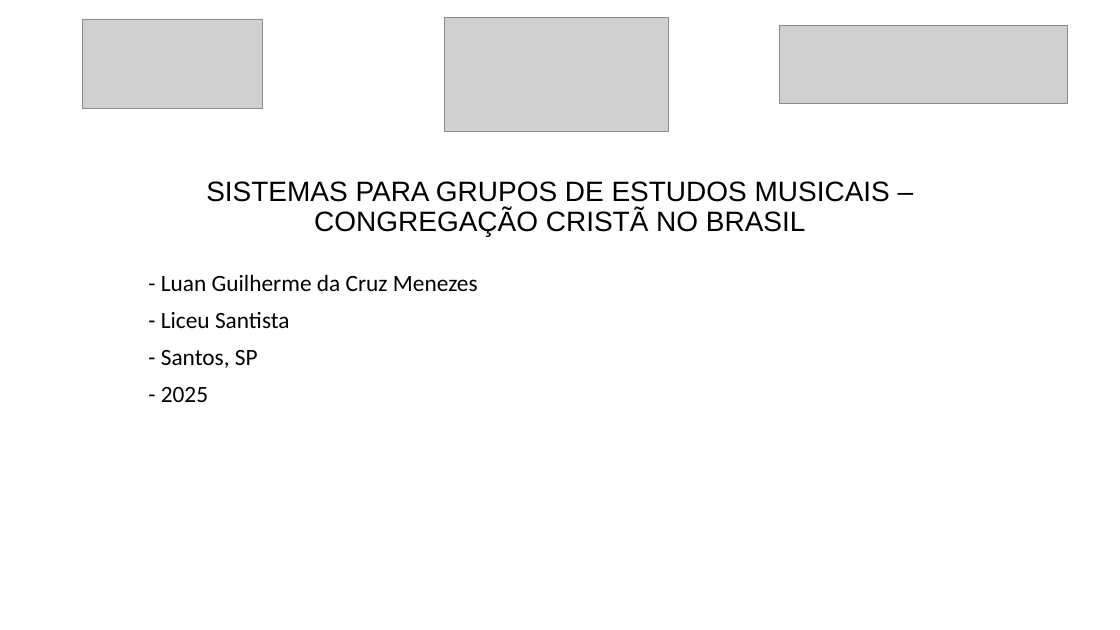
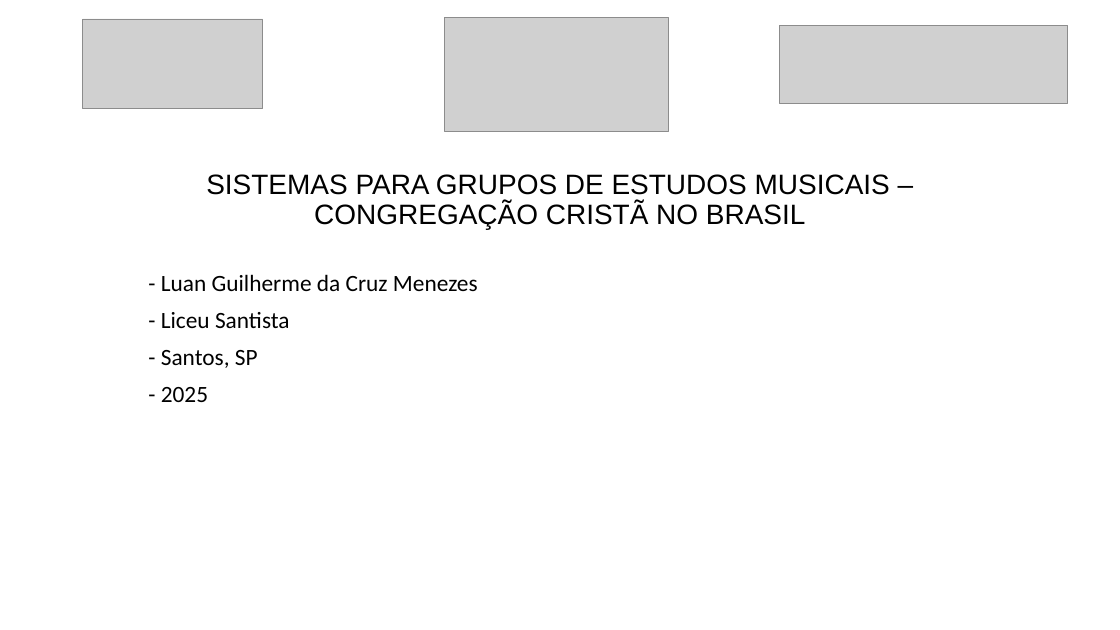
Before and after one commit to luanmenezesx/TCC-CCB, a slide deck: slide 1 of Modelo slides apresentação TCC.pptx. Drawn at 1120x630 pixels with LibreOffice and Linux fonts; fonts in the diff are those of the drawing; grey boxes stand for pictures. Boxes give left, top, right and bottom in pixels: in the first picture for what was removed or moved away, otherwise in the second. Text is boxed around its words. In the diff, an @@ line names an element or a change of style, - is before the commit and + after.

```diff
--- a/Modelo slides apresentação TCC.pptx
+++ b/Modelo slides apresentação TCC.pptx
@@ title "SISTEMAS PARA GRUPOS DE ESTUDOS ...": place and size @@
-title "SISTEMAS PARA GRUPOS DE ESTUDOS ..." at (206,181,890,236)
+title "SISTEMAS PARA GRUPOS DE ESTUDOS ..." at (206,174,890,229)
```
Also in this commit, not shown: 8 other slides changed, 1 other file.
